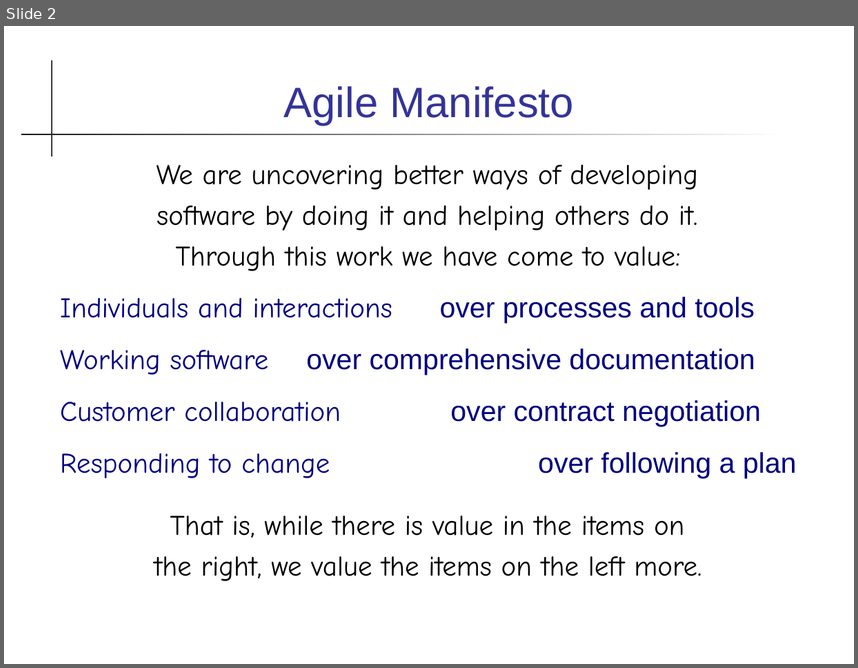
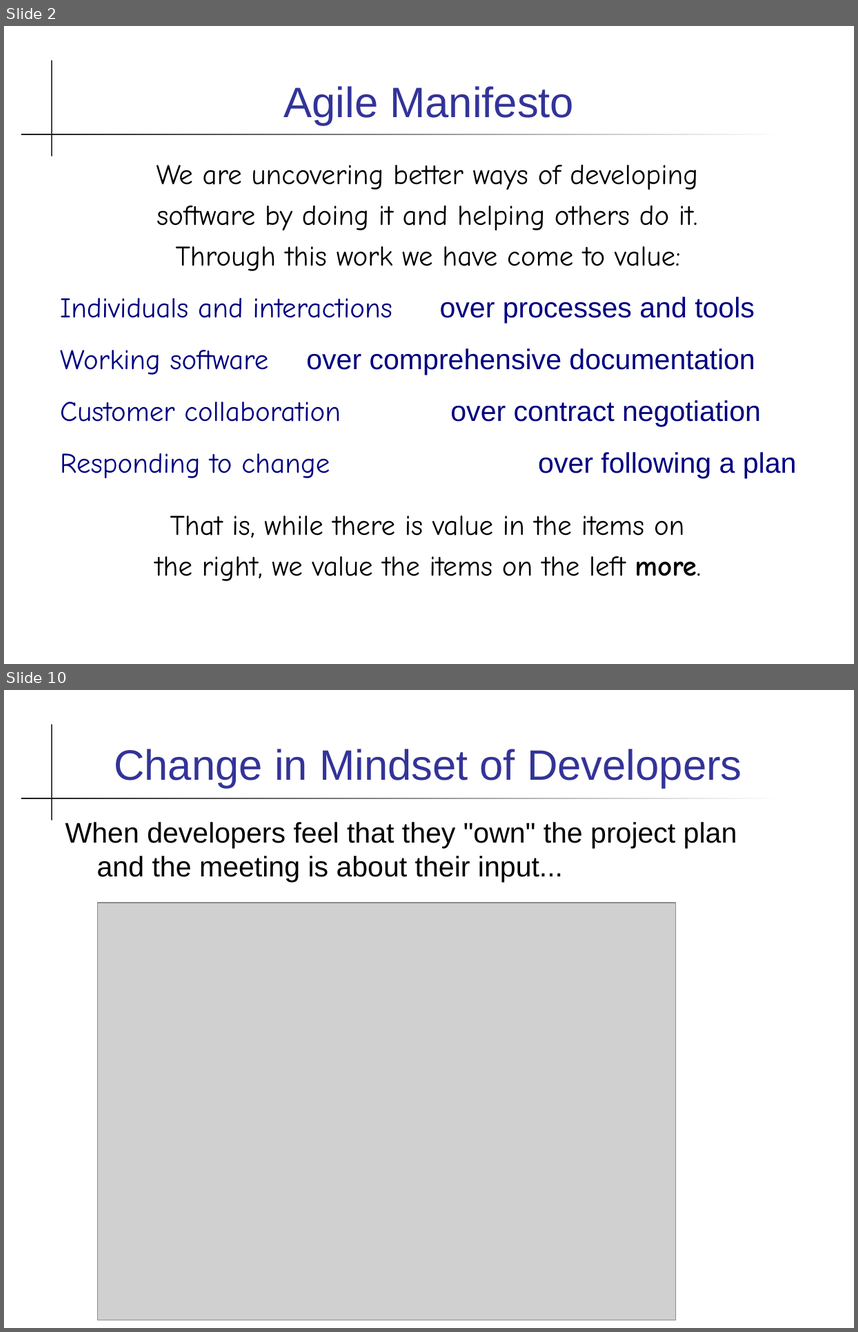
Before and after one commit to cpske/ISP, a slide deck: agile/Agile.ppt. Shown one above the other, each under a label of ours: slide 2 before the commit, slides 2 and 10 after it; the slides between them are not shown. The pictures are 858x668 and 858x1332 pixels, drawn with LibreOffice and Linux fonts; fonts in the diff are those of the drawing; grey boxes stand for pictures. Boxes give left, top, right and bottom in pixels: in the first picture for what was removed or moved away, otherwise in the second. Text is boxed around its words. In the diff, an @@ line names an element or a change of style, - is before the commit and + after.

```diff
--- a/agile/Agile.ppt
+++ b/agile/Agile.ppt
@@ slide 10 added at [4, 690, 854, 1328], background #FFFFFF; not listed: 2 template elements that a slide beside it also shows @@
@@ title added at [114, 749, 742, 788], 36 pt, text #333399 @@
+Change in Mindset of Developers
@@ text added at [65, 822, 737, 883], 24 pt, text #000000 @@
+When developers feel that they "own" the project plan and the meeting is about their input...
@@ picture added at [98, 903, 675, 1319] @@
@@ slide 2 changed as well @@
@@ text at [155, 515, 701, 581]: bold on in "more." @@
```
Also in this commit, not shown: 1 other slide changed, 9 other slides added, 2 slides removed, 8 other files.
